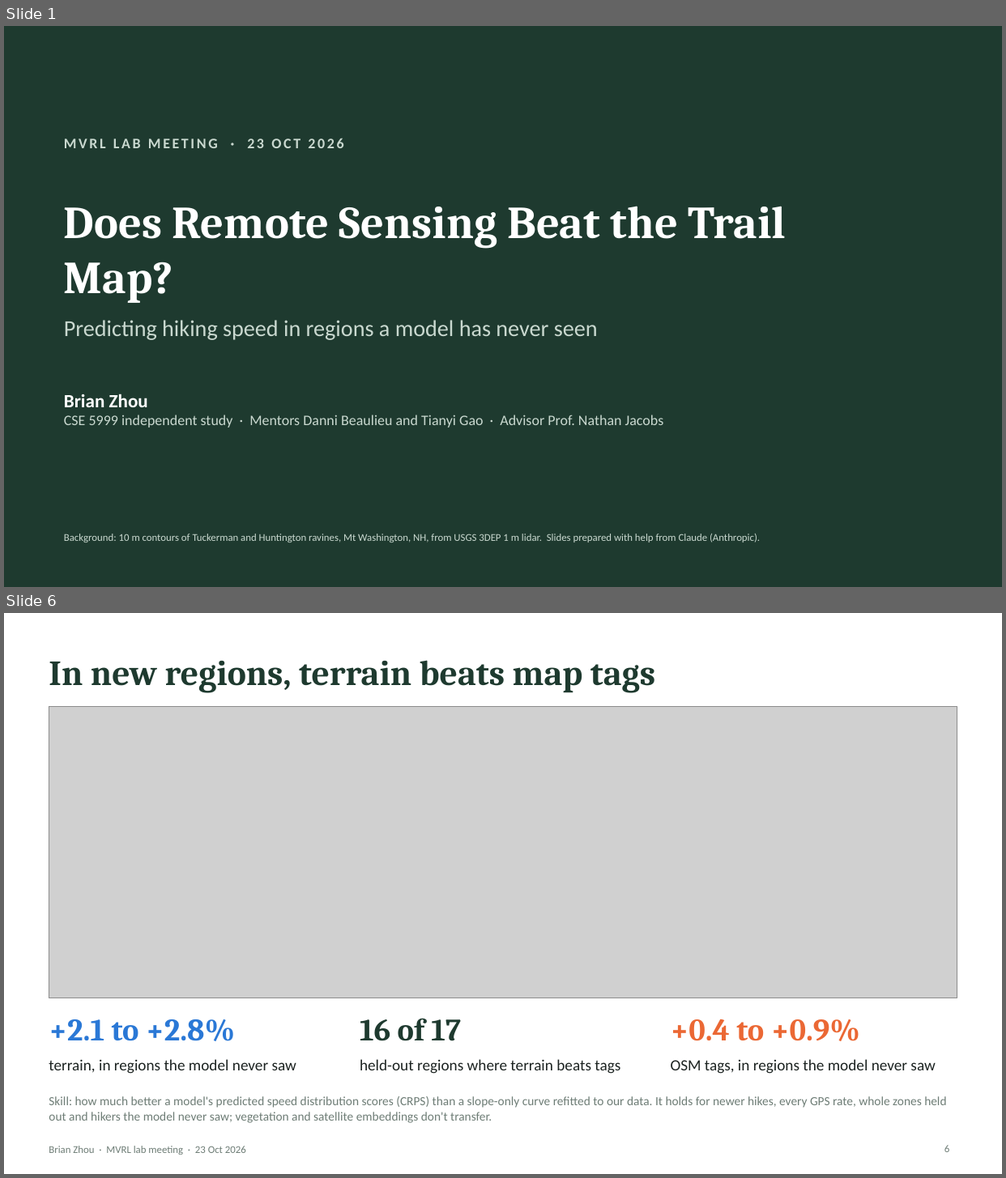
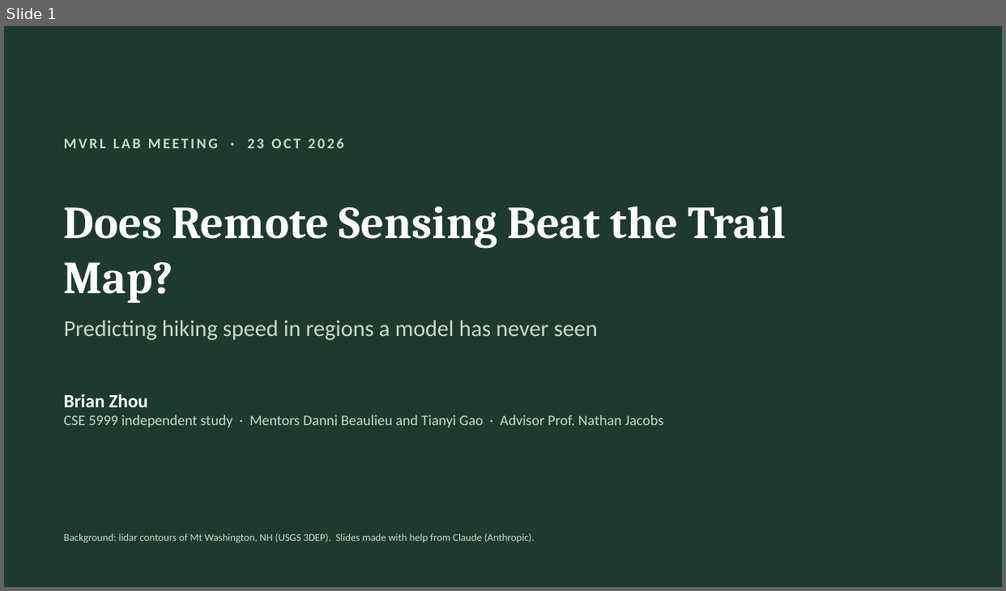
Before and after one commit to Brian24NX/GeoAI, a slide deck: meeting_plots/oct23_lab/Zhou_LabMeeting_23Oct.pptx. Shown one above the other, each under a label of ours: slides 1 and 6 before the commit, slide 1 after it; the slides between them are not shown. The pictures are 1006x1178 and 1006x591 pixels, drawn with LibreOffice and Linux fonts; fonts in the diff are those of the drawing; grey boxes stand for pictures; background and template pictures are left out. Boxes give left, top, right and bottom in pixels: in the first picture for what was removed or moved away, otherwise in the second. Text is boxed around its words. In the diff, an @@ line names an element or a change of style, - is before the commit and + after.

```diff
--- a/meeting_plots/oct23_lab/Zhou_LabMeeting_23Oct.pptx
+++ b/meeting_plots/oct23_lab/Zhou_LabMeeting_23Oct.pptx
@@ slide 6 removed at (4, 613, 1002, 1174), background #FFFFFF @@
@@ title removed at (49, 660, 655, 693) @@
-In new regions, terrain beats map tags
@@ picture removed at (49, 707, 957, 999) @@
@@ text removed at (49, 1020, 235, 1041) @@
-+2.1 to +2.8%
@@ text removed at (360, 1018, 461, 1041) @@
-16 of 17
@@ text removed at (671, 1020, 860, 1041) @@
-+0.4 to +0.9%
@@ text removed at (49, 1059, 296, 1074) @@
-terrain, in regions the model never saw
@@ text removed at (360, 1059, 620, 1074) @@
-held-out regions where terrain beats tags
@@ text removed at (671, 1059, 935, 1074) @@
-OSM tags, in regions the model never saw
@@ text removed at (49, 1097, 946, 1123) @@
-Skill: how much better a model's predicted speed distribution scores (CRPS) than a slope-only curve refitted to our data. It holds for newer hikes, every GPS rate, whole zones held out and hikers the model never saw; vegetation and satellite embeddings don't transfer.
@@ text removed at (49, 1146, 246, 1155) @@
-Brian Zhou · MVRL lab meeting · 23 Oct 2026
@@ page number removed at (944, 1145, 949, 1152) @@
-6
@@ slide 1 changed as well @@
@@ text at (64, 534, 535, 543): text changed @@
-Background: 10 m contours of Tuckerman and Huntington ravines, Mt Washington, NH, from USGS 3DEP 1 m lidar. Slides prepared with help from Claude (Anthropic).
+Background: lidar contours of Mt Washington, NH (USGS 3DEP). Slides made with help from Claude (Anthropic).
```
Also in this commit, not shown: 5 other slides changed, 1 slide added, 9 other files.
